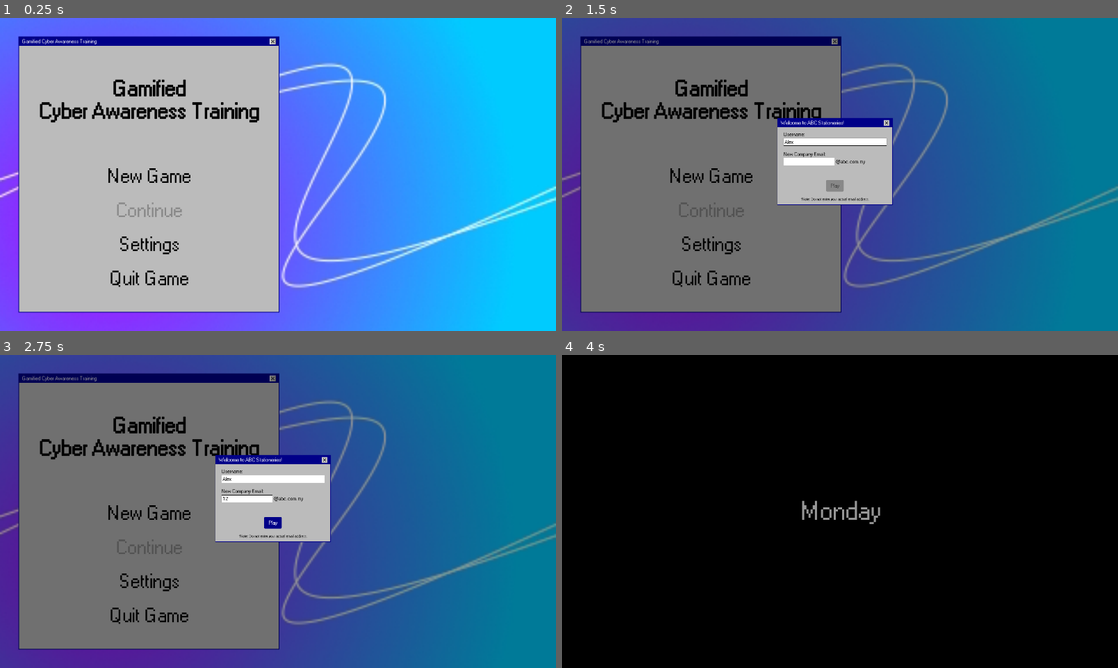
Above: before the commit, frames 1-4 (two rows, left to right).
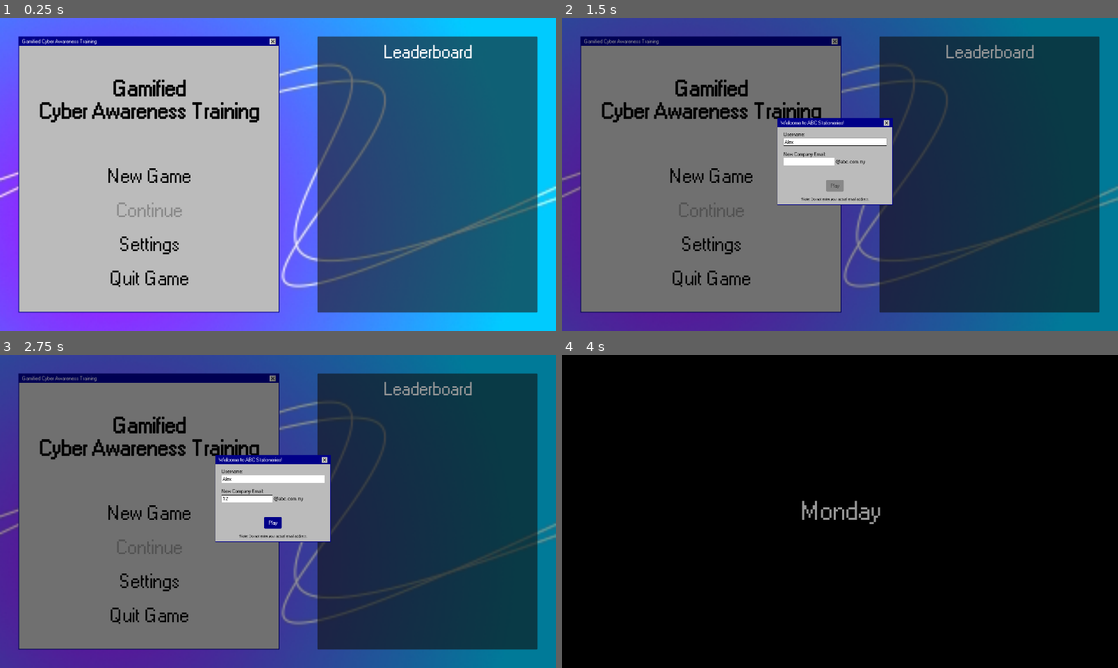
Above: after the commit, the same moments.

Repository: Wong-Kai-Lun/gamified-cybersecurity-awareness-training
Game: Godot game, scene res://game/main_menu/main_menu.tscn
Two runs of this game, one before a commit and one after it. Both use one fixed random seed, a clock stepped at 60 frames per second and the inputs below.
Inputs (mouse positions are in pixels of both pictures, inside the frame that each line leads up to):
- Up to frame 1 (0.25 s): no input
- Up to frame 2 (1.5 s): click "New Game" at 0.5 s; click (834, 143) at 1.27 s; type "Alex" at 1.35 s
- Up to frame 3 (2.75 s): click (244, 498) at 1.5 s; type "12" at 1.58 s; click "New Game" at 2 s
- Up to frame 4 (4 s): click "Play" at 2.75 s; click "Inv" at 3.5 s

The runs differ from the first frame. In frame 1, 35% of the frame differs, in the area x 57-97%, y 5-95%; in frame 2, 34%; in frame 3, 34%; in frame 4, nothing differs.

Commit message:
Progress: Leaderboard able to Display

Diff:
--- a/godot/game/autoload/network_manager.gd
+++ b/godot/game/autoload/network_manager.gd
@@ -1,4 +1,7 @@
 extends Node
+class_name NetworkManager
+
+signal leaderboard_received(data: Array)
 
 var http_request: HTTPRequest
 
@@ -7,12 +10,13 @@
 	add_child(http_request)
 	http_request.request_completed.connect(_on_request_completed)
 
-	get_leaderboard()
-
 
 func _on_request_completed(result, response_code, headers, body):
-	var res = body.get_string_from_utf8()
-	print(res)
+	var json = JSON.new()
+	json.parse(body.get_string_from_utf8())
+	var res = json.get_data()
+
+	leaderboard_received.emit(res)
 
 
 # add a guard for no internet, same with get_leaderboard()
--- /dev/null
+++ b/godot/game/main_menu/leaderboard_label.tscn
@@ -0,0 +1,13 @@
+[gd_scene load_steps=2 format=3 uid="uid://dveuenjaoj1w3"]
+
+[sub_resource type="StyleBoxEmpty" id="StyleBoxEmpty_pnfw0"]
+content_margin_top = 10.0
+content_margin_bottom = 10.0
+
+[node name="Leaderboard Label" type="Label"]
+size_flags_horizontal = 3
+theme_override_font_sizes/font_size = 42
+theme_override_styles/normal = SubResource("StyleBoxEmpty_pnfw0")
+text = "Leaderboard Label"
+horizontal_alignment = 1
+vertical_alignment = 1
--- a/godot/game/main_menu/main_menu.gd
+++ b/godot/game/main_menu/main_menu.gd
@@ -6,6 +6,7 @@
 @onready var input_blocker_scene: PackedScene = preload("res://game/main_game/programs/common/input_blocker.tscn")
 @onready var input_blocker = input_blocker_scene.instantiate()
 @onready var continue_button = $HBoxContainer/MarginContainer/BaseWindow/MarginContainer/VBoxContainer/ButtonContainer/Continue
+@onready var leaderboard_grid = $HBoxContainer/Scoreboard/PanelContainer/LeaderboardVBox/PlayerScores
 
 
 func _ready() -> void:
@@ -19,6 +20,9 @@
 	if FileAccess.file_exists("user://save_file.json"):
 		continue_button.disabled = false
 
+	NetworkManagerInstance.leaderboard_received.connect(_update_leaderboard)
+	NetworkManagerInstance.get_leaderboard()
+
 
 func _register_player_and_start(username: String, email: String) -> void:
 	GameManagerInstance.register_player(username, email)
@@ -26,10 +30,26 @@
 	get_tree().change_scene_to_file("res://game/main_game/desktop.tscn")
 
 
+func _update_leaderboard(leaderboard: Array):
+	var leaderboard_label_scene: PackedScene = load("res://game/main_menu/leaderboard_label.tscn")
+
+	for child in leaderboard_grid.get_children():
+		child.queue_free()
+
+	for player_info in leaderboard:
+		var player_name = leaderboard_label_scene.instantiate()
+		player_name.text = player_info["player_name"]
+		leaderboard_grid.add_child(player_name)
+
+		var score = leaderboard_label_scene.instantiate()
+		score.text = str(player_info["score"])
+		leaderboard_grid.add_child(score)
+
+
 func _on_new_game_pressed() -> void:
 	input_blocker.show()
 	new_player_window.open()
-	# Function to check if have existing save file. If no, proceed. If have, ask for confirmation.
+
 
 func _on_new_player_window_closed() -> void:
 	input_blocker.hide()
--- a/godot/game/main_menu/main_menu.tscn
+++ b/godot/game/main_menu/main_menu.tscn
@@ -16,6 +16,10 @@
 [sub_resource type="StyleBoxEmpty" id="StyleBoxEmpty_i8a73"]
 
 [sub_resource type="StyleBoxEmpty" id="StyleBoxEmpty_bu578"]
+
+[sub_resource type="StyleBoxEmpty" id="StyleBoxEmpty_mf1hs"]
+content_margin_top = 24.0
+content_margin_bottom = 24.0
 
 [node name="Main Menu" type="Control"]
 layout_mode = 3
@@ -150,9 +154,33 @@
 theme_override_styles/normal = SubResource("StyleBoxEmpty_i8a73")
 text = "Quit Game"
 
-[node name="Scoreboard" type="Control" parent="HBoxContainer"]
+[node name="Scoreboard" type="MarginContainer" parent="HBoxContainer"]
 layout_mode = 2
 size_flags_horizontal = 3
+theme_override_constants/margin_left = 64
+theme_override_constants/margin_top = 64
+theme_override_constants/margin_right = 64
+theme_override_constants/margin_bottom = 64
+
+[node name="PanelContainer" type="PanelContainer" parent="HBoxContainer/Scoreboard"]
+layout_mode = 2
+
+[node name="LeaderboardVBox" type="VBoxContainer" parent="HBoxContainer/Scoreboard/PanelContainer"]
+layout_mode = 2
+
+[node name="LeaderboardLabel" type="Label" parent="HBoxContainer/Scoreboard/PanelContainer/LeaderboardVBox"]
+layout_mode = 2
+size_flags_vertical = 0
+theme_override_font_sizes/font_size = 56
+theme_override_styles/normal = SubResource("StyleBoxEmpty_mf1hs")
+text = "Leaderboard"
+horizontal_alignment = 1
+vertical_alignment = 1
+
+[node name="PlayerScores" type="GridContainer" parent="HBoxContainer/Scoreboard/PanelContainer/LeaderboardVBox"]
+layout_mode = 2
+size_flags_vertical = 3
+columns = 2
 
 [node name="CanvasLayer" type="CanvasLayer" parent="."]
 
Not shown: 1 places in godot/game/main_menu/main_menu.tscn that only renumber resources
Not shown, changed: node/src/app.js
